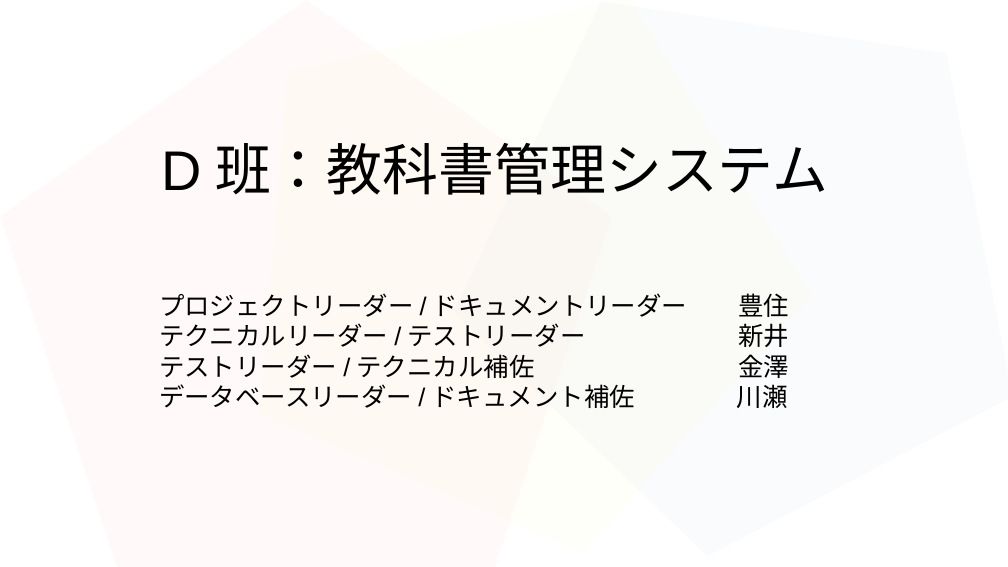
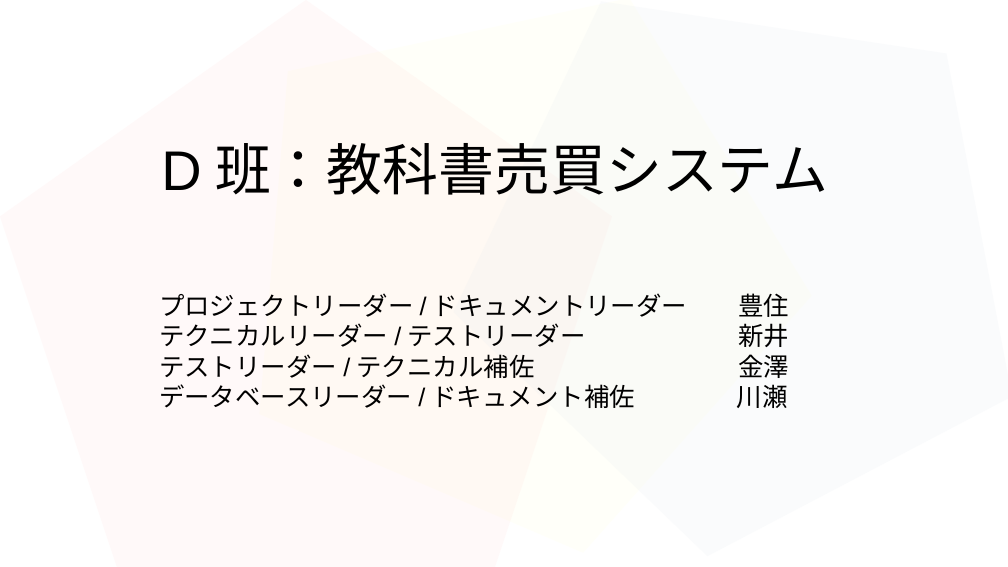
Before and after one commit to 2022java42-student009/ProjectJava, a slide deck: slide 1 of タスク/豊住班プレゼン資料.odp. Drawn at 1008x567 pixels with LibreOffice and Linux fonts; fonts in the diff are those of the drawing. Boxes give left, top, right and bottom in pixels: in the first picture for what was removed or moved away, otherwise in the second. Text is boxed around its words. In the diff, an @@ line names an element or a change of style, - is before the commit and + after.

Commit message:
豊住

```diff
--- a/タスク/豊住班プレゼン資料.odp
+++ b/タスク/豊住班プレゼン資料.odp
@@ title at (215,143,828,195): text changed @@
-D班：教科書管理システム
+D班：教科書売買システム
```
